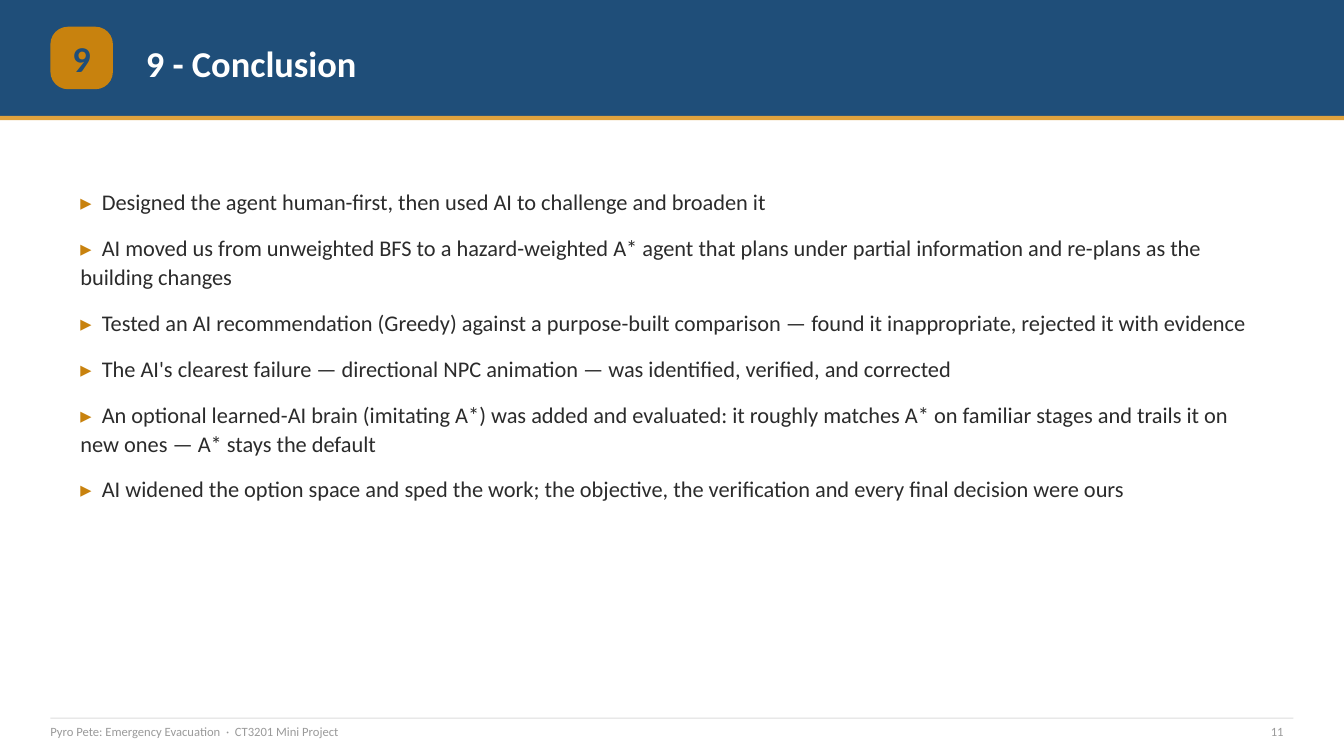
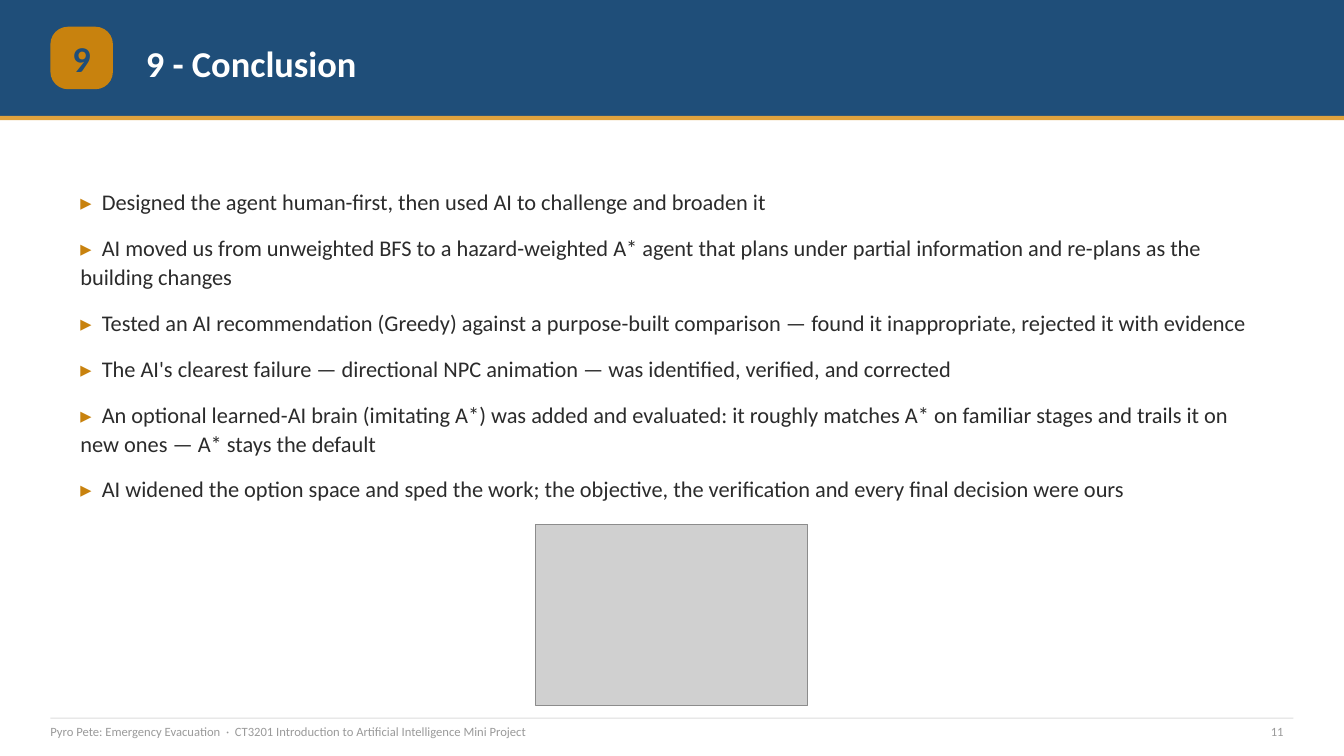
Before and after one commit to Jeb-Lee/CT3201_AI, a slide deck: slide 11 of docs/report/CT3201_Slides.pptx. Drawn at 1344x756 pixels with LibreOffice and Linux fonts; fonts in the diff are those of the drawing; grey boxes stand for pictures. Boxes give left, top, right and bottom in pixels: in the first picture for what was removed or moved away, otherwise in the second. Text is boxed around its words. In the diff, an @@ line names an element or a change of style, - is before the commit and + after.

```diff
--- a/docs/report/CT3201_Slides.pptx
+++ b/docs/report/CT3201_Slides.pptx
@@ picture added at <box>536,524,809,706</box> @@
@@ text at <box>50,727,526,738</box>: text changed @@
-Pyro Pete: Emergency Evacuation · CT3201 Mini Project
+Pyro Pete: Emergency Evacuation · CT3201 Introduction to Artificial Intelligence Mini Project
```
Also in this commit, not shown: 10 other slides changed.
